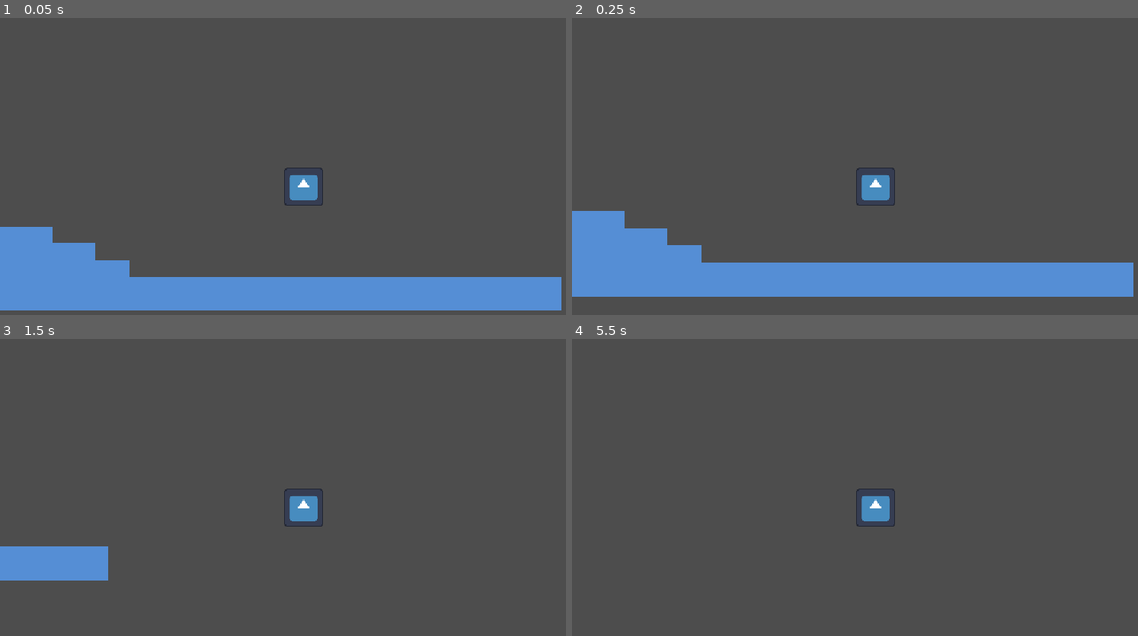
Above: before the commit, frames 1-4 (two rows, left to right).
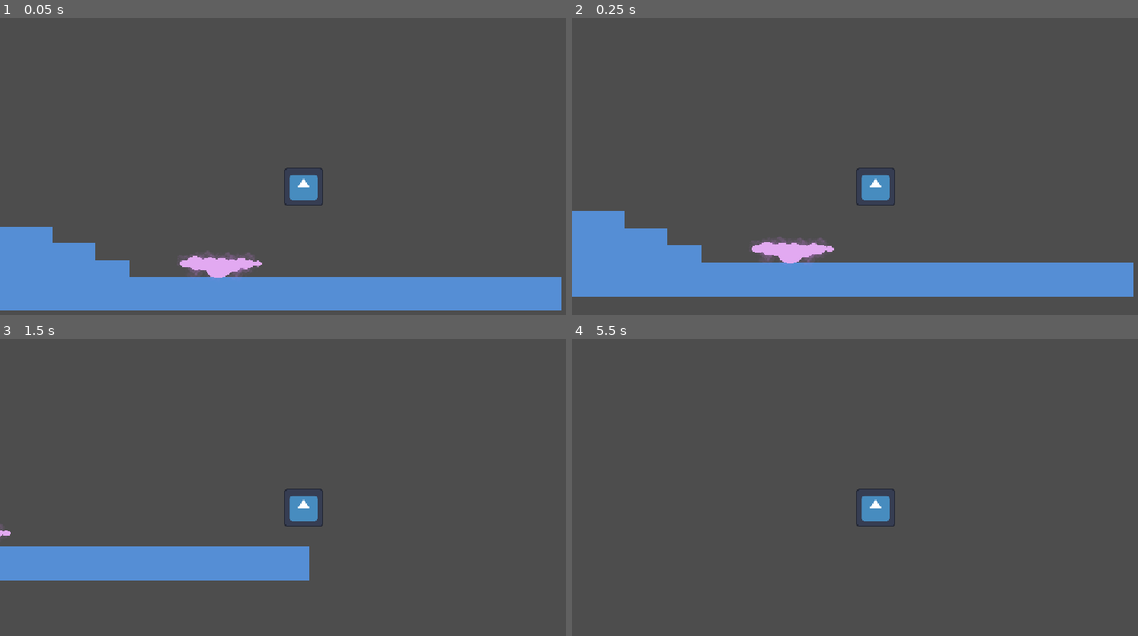
Above: after the commit, the same moments.

Repository: notmossyiguana/haven-berlin
Game: Godot game, scene res://main.tscn
Same seed, same stepped clock (60 frames per second), same inputs: the game is played once before the commit and once after it. The engine's default icon, where the game draws it, is replaced by a stand-in: a white triangle on a blue panel in a dark square.
Inputs:
- Up to frame 1 (0.05 s): no input
- Up to frame 2 (0.25 s): no input
- Up to frame 3 (1.5 s): hold Right (right) from 0.53 s (still down); tap W (jump) at 0.77 s
- Up to frame 4 (5.5 s): tap W (jump) at 1.52, 3.02, 3.77, 4.52 s; release Right (right) at 2.03 s; hold A (left) 2.03-2.78 s; hold Right (right) 2.78-4.28 s; tap Enter at 3.5, 5 s; tap Space at 4.25 s; hold A (left) 4.28-5.03 s; hold Right (right) from 5.03 s (still down)

The runs differ from the first frame. In frame 1, 0.8% of the frame differs, in the area x 31-47%, y 78-88%; in frame 2, 0.8%; in frame 3, 4.1%, in the area x 0-55%, y 62-82%; in frame 4, less than 0.1%.

Commit message:
Start implementing cloud bouncing

Diff:
--- /dev/null
+++ b/bouncy_cloud.gd
@@ -0,0 +1,7 @@
+extends Area2D
+
+@export var bounce_velocity := -900.0  # more negative = higher bounce
+
+func _on_body_entered(body: Node2D) -> void:
+	if body is CharacterBody2D and body.velocity.y >= 0:  # only when falling
+		body.velocity.y = bounce_velocity
--- /dev/null
+++ b/bouncy_cloud.tscn
@@ -0,0 +1,17 @@
+[gd_scene format=3 uid="uid://o0g6o3bvb5cm"]
+
+[ext_resource type="Texture2D" uid="uid://d2gc2kv0c08wp" path="res://bouncy cloud.png" id="1_d6mu8"]
+
+[sub_resource type="RectangleShape2D" id="RectangleShape2D_iuuad"]
+size = Vector2(153.5, 13)
+
+[node name="Bouncy Cloud" type="Area2D" unique_id=1679390177]
+
+[node name="Cloud" type="Sprite2D" parent="." unique_id=331795258]
+position = Vector2(208, 135.99998)
+scale = Vector2(0.09270834, 0.08518516)
+texture = ExtResource("1_d6mu8")
+
+[node name="CollisionShape2D" type="CollisionShape2D" parent="." unique_id=11716145]
+position = Vector2(206, 128.99998)
+shape = SubResource("RectangleShape2D_iuuad")
--- a/main.tscn
+++ b/main.tscn
@@ -3,6 +3,8 @@
 [ext_resource type="Texture2D" uid="uid://c4uvci0wr2v8t" path="res://images.png" id="1_0xm2m"]
 [ext_resource type="Texture2D" uid="uid://bmul6xh4kt3vk" path="res://icon.svg" id="1_ig7tw"]
 [ext_resource type="Script" uid="uid://lndhnyhm0s1p" path="res://player.gd" id="2_h2yge"]
+[ext_resource type="PackedScene" uid="uid://o0g6o3bvb5cm" path="res://bouncy_cloud.tscn" id="4_lquwl"]
+[ext_resource type="Script" uid="uid://cxmmt8kgcws7u" path="res://bouncy_cloud.gd" id="5_7mycd"]
 
 [sub_resource type="TileSetAtlasSource" id="TileSetAtlasSource_h2yge"]
 texture = ExtResource("1_0xm2m")
@@ -1080,3 +1082,7 @@
 
 [node name="Camera2D" type="Camera2D" parent="Player" unique_id=540146785]
 position = Vector2(790, 433)
+
+[node name="Bouncy Cloud" parent="." unique_id=1679390177 instance=ExtResource("4_lquwl")]
+position = Vector2(425, 440)
+script = ExtResource("5_7mycd")
--- a/player.gd
+++ b/player.gd
@@ -1,7 +1,7 @@
 extends CharacterBody2D
 
 
-const SPEED = 900.0
+const SPEED = 500.0
 const JUMP_VELOCITY = -400.0
 
 
Binary file added: bouncy cloud.png
Not shown, added: bouncy cloud.png.import
Not shown, added: bouncy_cloud.gd.uid
